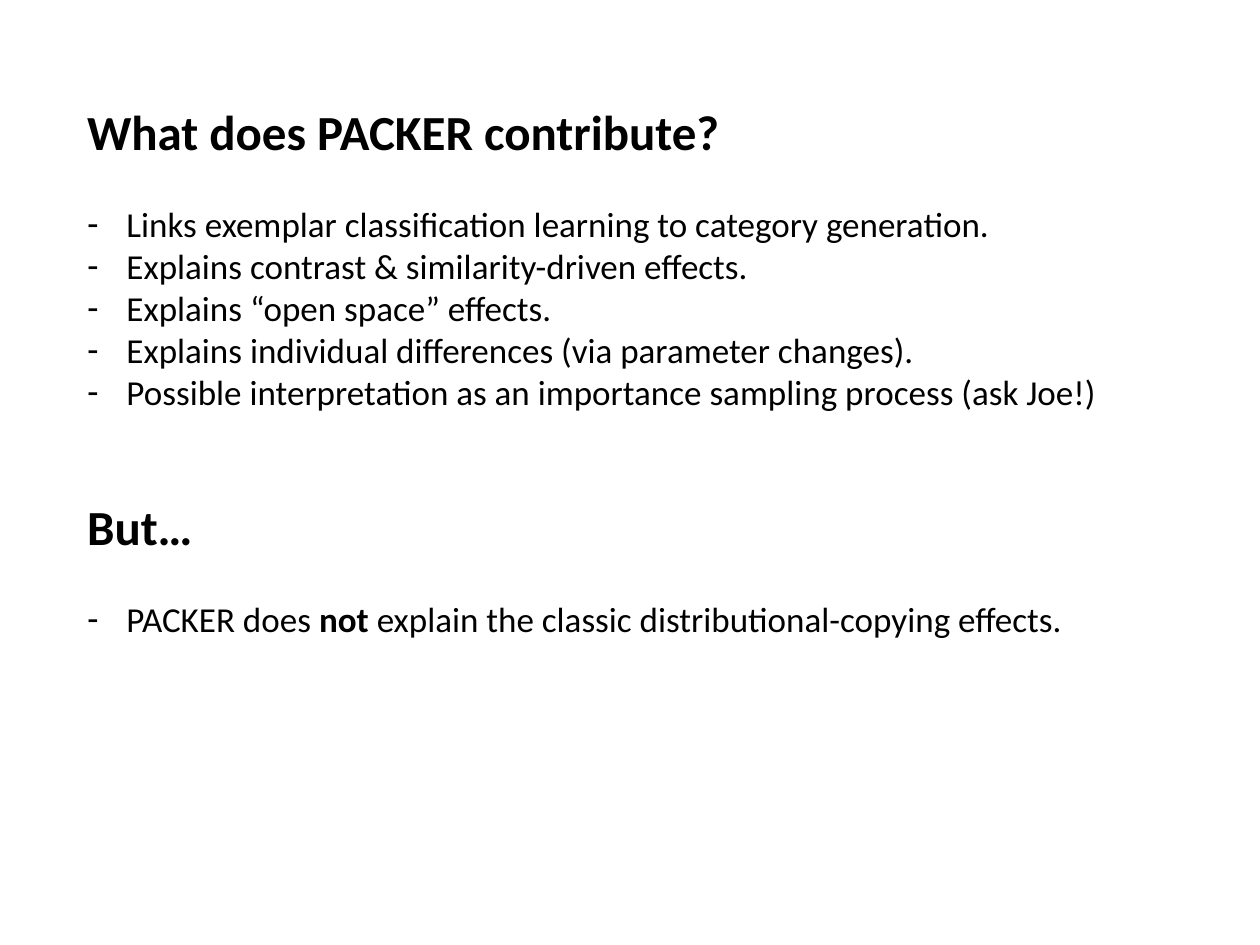
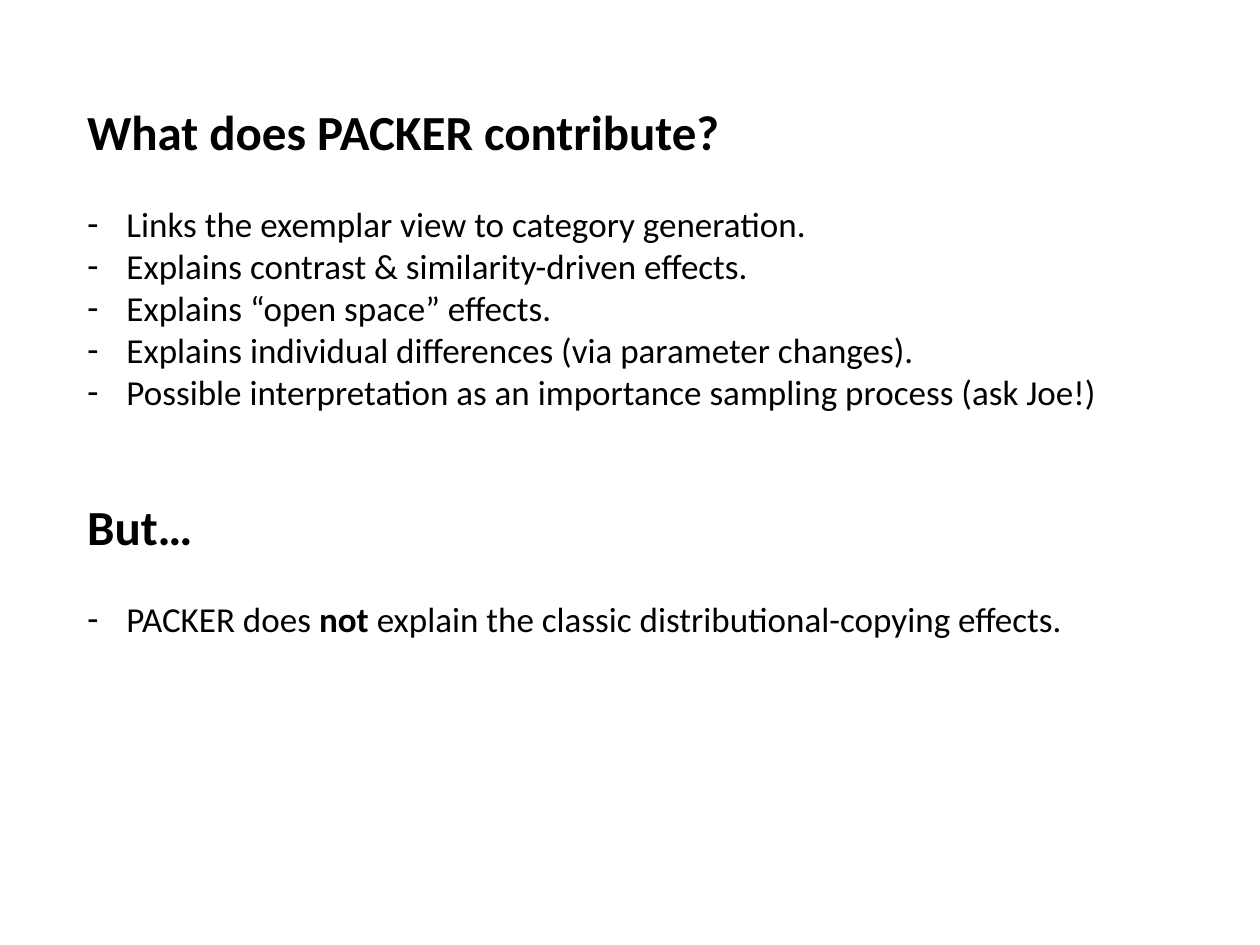
Before and after one commit to AusterweilLab/generating_categories, a slide deck: slide 50 of Presentations/ccn-bbag-march-2-2017.pptx. Drawn at 1260x945 pixels with LibreOffice and Linux fonts; fonts in the diff are those of the drawing. Boxes give left, top, right and bottom in pixels: in the first picture for what was removed or moved away, otherwise in the second. Text is boxed around its words. In the diff, an @@ line names an element or a change of style, - is before the commit and + after.

```diff
--- a/Presentations/ccn-bbag-march-2-2017.pptx
+++ b/Presentations/ccn-bbag-march-2-2017.pptx
@@ text at <box>126,212,806,243</box>: text changed @@
-– Links exemplar classification learning to category generation.
+– Links the exemplar view to category generation.
```
Also in this commit, not shown: 6 other slides changed, 3 slides removed, 1 other file.
